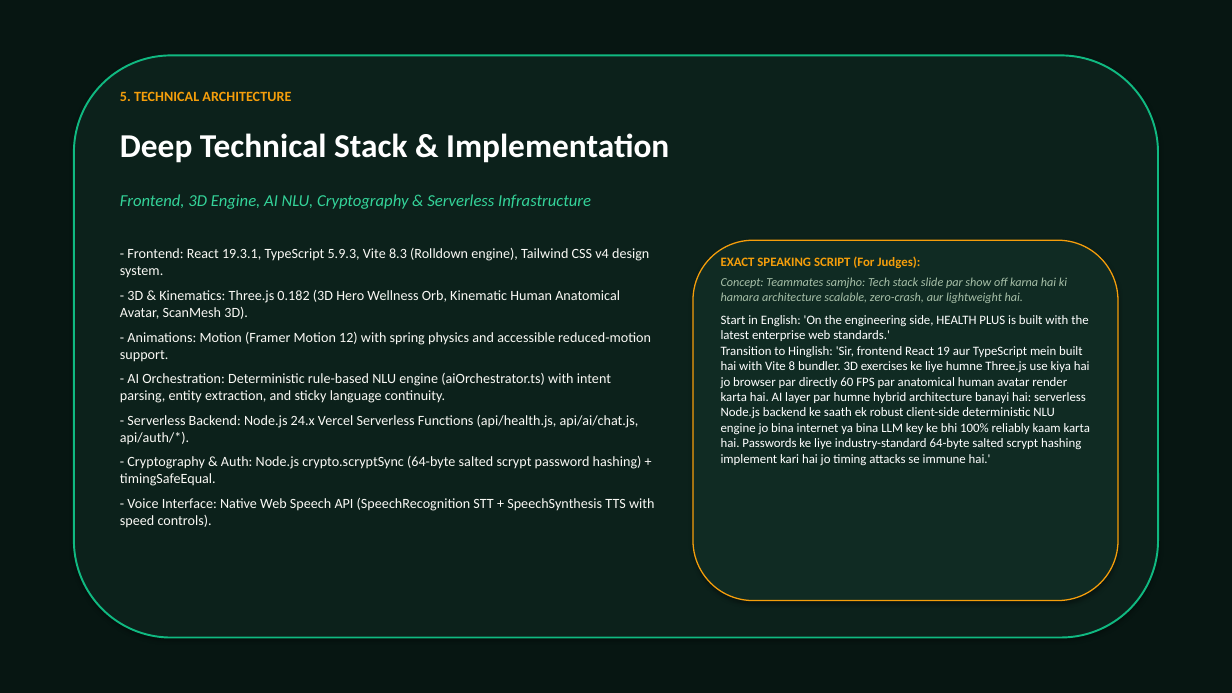
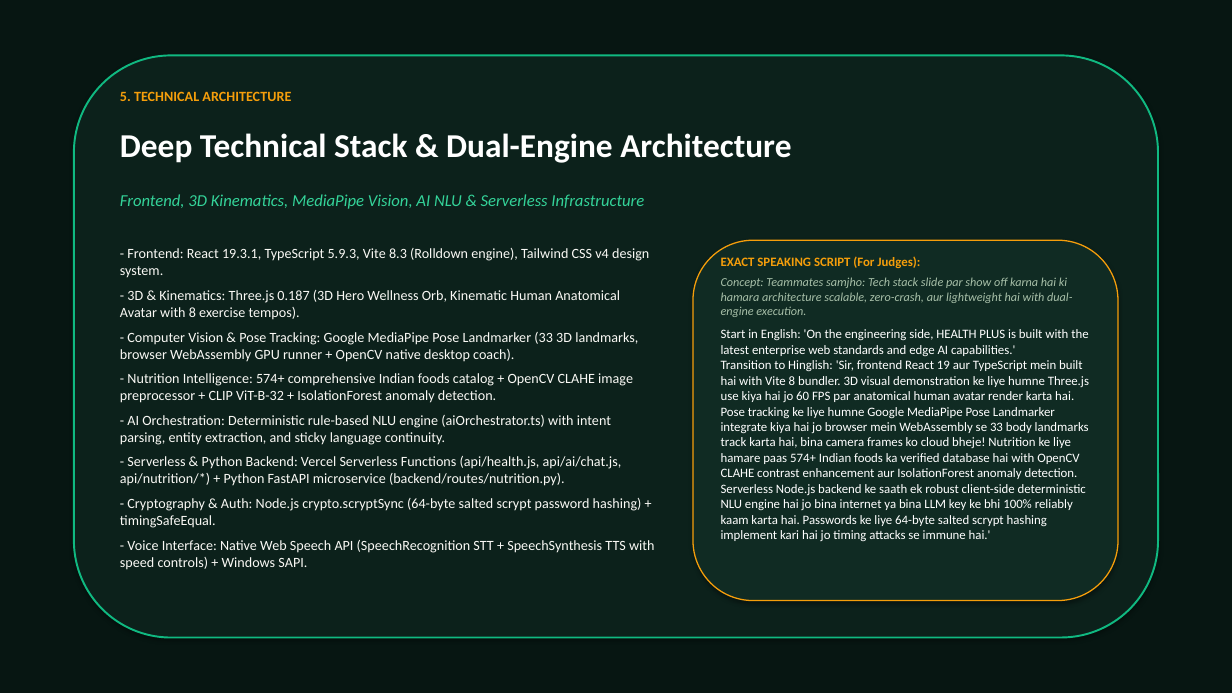
Before and after one commit to Usa-122210/healthplus, a slide deck: slide 6 of HEALTH_PLUS_PRESENTATION.pptx. Drawn at 1232x693 pixels with LibreOffice and Linux fonts; fonts in the diff are those of the drawing. Boxes give left, top, right and bottom in pixels: in the first picture for what was removed or moved away, otherwise in the second. Text is boxed around its words. In the diff, an @@ line names an element or a change of style, - is before the commit and + after.

Commit message:
feat(integration): integrate Team CASA Vital nutrition engine (574+ foods, AI scanner) and Formwise 7-exercise MediaPipe repetition counter

```diff
--- a/HEALTH_PLUS_PRESENTATION.pptx
+++ b/HEALTH_PLUS_PRESENTATION.pptx
@@ text at box(120, 133, 791, 163): text changed @@
-Deep Technical Stack & Implementation
+Deep Technical Stack & Dual-Engine Architecture
@@ text at box(120, 194, 644, 209): text changed @@
-Frontend, 3D Engine, AI NLU, Cryptography & Serverless Infrastructure
+Frontend, 3D Kinematics, MediaPipe Vision, AI NLU & Serverless Infrastructure
@@ text at box(120, 290, 638, 403): text changed @@
-- 3D & Kinematics: Three.js 0.182 (3D Hero Wellness Orb, Kinematic Human Anatomical Avatar, ScanMesh 3D).
-- Animations: Motion (Framer Motion 12) with spring physics and accessible reduced-motion support.
+- 3D & Kinematics: Three.js 0.187 (3D Hero Wellness Orb, Kinematic Human Anatomical Avatar with 8 exercise tempos).
+- Computer Vision & Pose Tracking: Google MediaPipe Pose Landmarker (33 3D landmarks, browser WebAssembly GPU runner + OpenCV native desktop coach).
+- Nutrition Intelligence: 574+ comprehensive Indian foods catalog + OpenCV CLAHE image preprocessor + CLIP ViT-B-32 + IsolationForest anomaly detection.
@@ text at box(721, 277, 1089, 541): text changed @@
-Concept: Teammates samjho: Tech stack slide par show off karna hai ki hamara architecture scalable, zero-crash, aur lightweight hai.
-Start in English: 'On the engineering side, HEALTH PLUS is built with the latest enterprise web standards.'
-Transition to Hinglish: 'Sir, frontend React 19 aur TypeScript mein built hai with Vite 8 bundler. 3D exercises ke liye humne Three.js use kiya hai jo browser par directly 60 FPS par anatomical human avatar render karta hai. AI layer par humne hybrid architecture banayi hai: serverless Node.js backend ke saath ek robust client-side deterministic NLU engine jo bina internet ya bina LLM key ke bhi 100% reliably kaam karta hai. Passwords ke liye industry-standard 64-byte salted scrypt hashing implement kari hai jo timing attacks se immune hai.'
+Concept: Teammates samjho: Tech stack slide par show off karna hai ki hamara architecture scalable, zero-crash, aur lightweight hai with dual-engine execution.
+Start in English: 'On the engineering side, HEALTH PLUS is built with the latest enterprise web standards and edge AI capabilities.'
+Transition to Hinglish: 'Sir, frontend React 19 aur TypeScript mein built hai with Vite 8 bundler. 3D visual demonstration ke liye humne Three.js use kiya hai jo 60 FPS par anatomical human avatar render karta hai. Pose tracking ke liye humne Google MediaPipe Pose Landmarker integrate kiya hai jo browser mein WebAssembly se 33 body landmarks track karta hai, bina camera frames ko cloud bheje! Nutrition ke liye hamare paas 574+ Indian foods ka verified database hai with OpenCV CLAHE contrast enhancement aur IsolationForest anomaly detection. Serverless Node.js backend ke saath ek robust client-side deterministic NLU engine hai jo bina internet ya bina LLM key ke bhi 100% reliably kaam karta hai. Passwords ke liye 64-byte salted scrypt hashing implement kari hai jo timing attacks se immune hai.'
@@ text at box(120, 456, 622, 486): text changed @@
-- Serverless Backend: Node.js 24.x Vercel Serverless Functions (api/health.js, api/ai/chat.js, api/auth/*).
+- Serverless & Python Backend: Vercel Serverless Functions (api/health.js, api/ai/chat.js, api/nutrition/*) + Python FastAPI microservice (backend/routes/nutrition.py).
@@ text at box(120, 540, 654, 570): text changed @@
-- Voice Interface: Native Web Speech API (SpeechRecognition STT + SpeechSynthesis TTS with speed controls).
+- Voice Interface: Native Web Speech API (SpeechRecognition STT + SpeechSynthesis TTS with speed controls) + Windows SAPI.
```
Also in this commit, not shown: 2 other slides changed, 38 other files.
